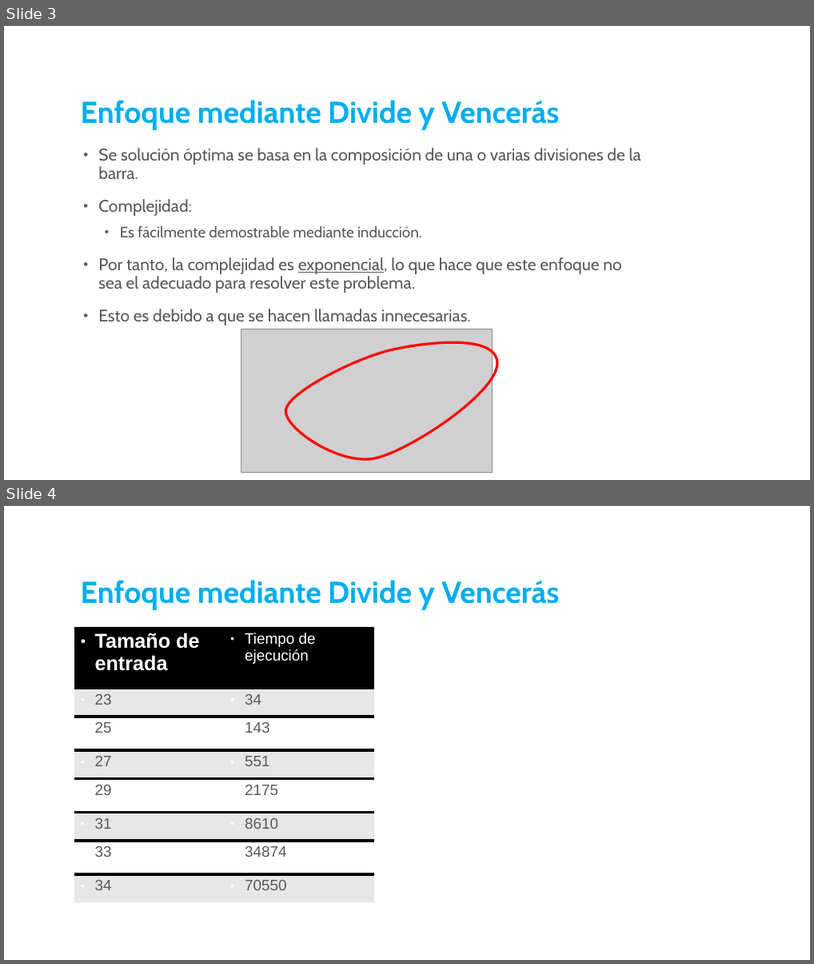
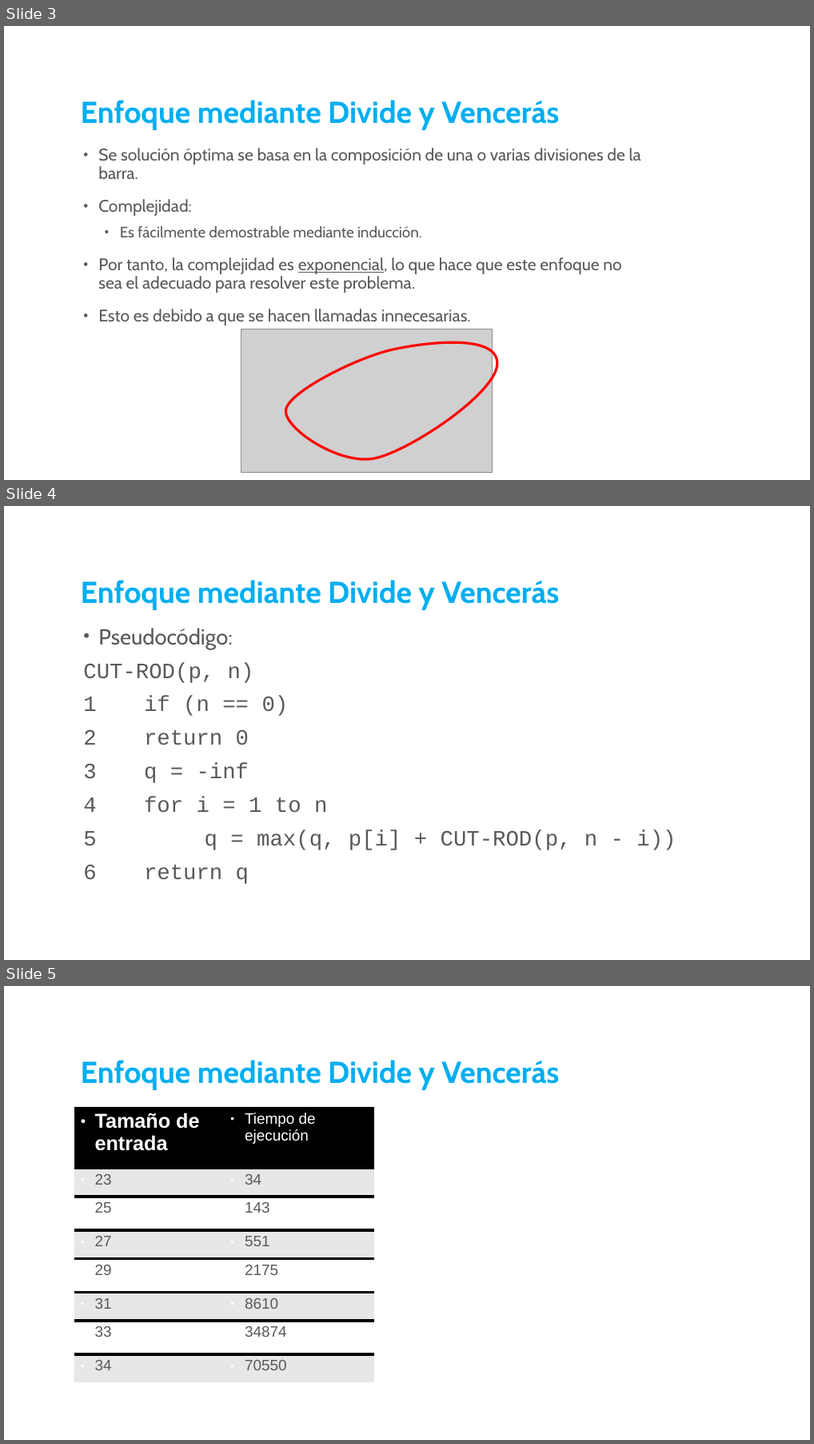
Before and after one commit to IsaacAiman/DAA_L1_7_RodCutting, a slide deck: slides/Problema del corte de vástagos (Rod Cutting).odp. Shown one above the other, each under a label of ours: slides 3 and 4 before the commit, slides 3, 4 and 5 after it. The pictures are 814x964 and 814x1444 pixels, drawn with LibreOffice and Linux fonts; fonts in the diff are those of the drawing; grey boxes stand for pictures; background and template pictures are left out. Boxes give left, top, right and bottom in pixels: in the first picture for what was removed or moved away, otherwise in the second. Text is boxed around its words. In the diff, an @@ line names an element or a change of style, - is before the commit and + after.

```diff
--- a/slides/Problema del corte de vástagos (Rod Cutting).odp
+++ b/slides/Problema del corte de vástagos (Rod Cutting).odp
@@ slide 4 added at (4, 506, 810, 960), background picture (left out) @@
@@ title added at (81, 580, 559, 610), 36 pt, text #00AEEF, bold @@
+Enfoque mediante Divide y Vencerás
@@ text added at (83, 628, 676, 884), 26 pt, text #595959 @@
+• Pseudocódigo:
+CUT-ROD(p, n)
+1 if (n == 0)
+2 return 0
+3 q = -inf
+4 for i = 1 to n
+5 q = max(q, p[i] + CUT-ROD(p, n - i))
+6 return q
@@ what was slide 4 is now slide 5 @@
```
Also in this commit, not shown: 2 other slides added, 1 other file.
